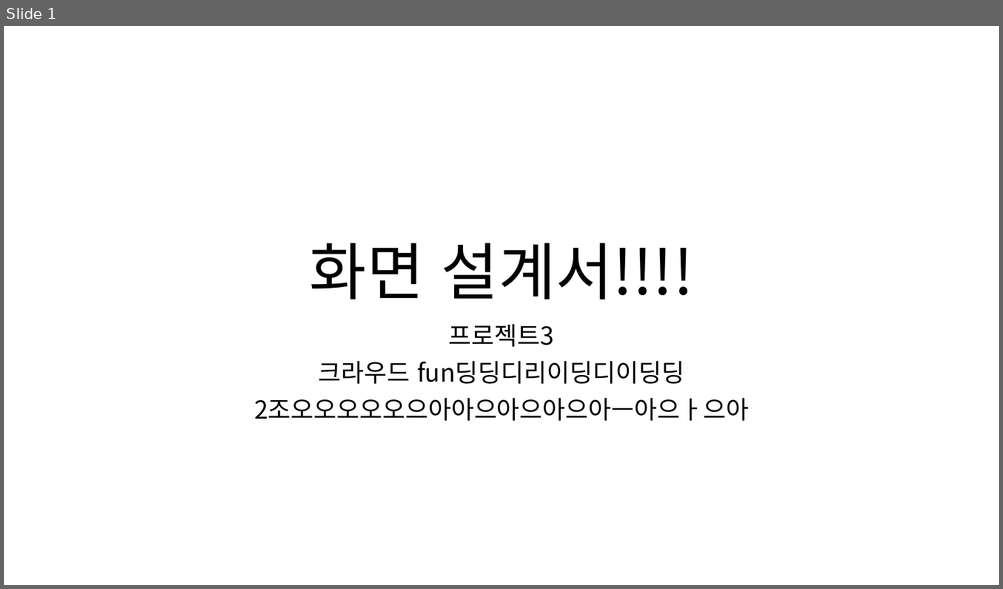
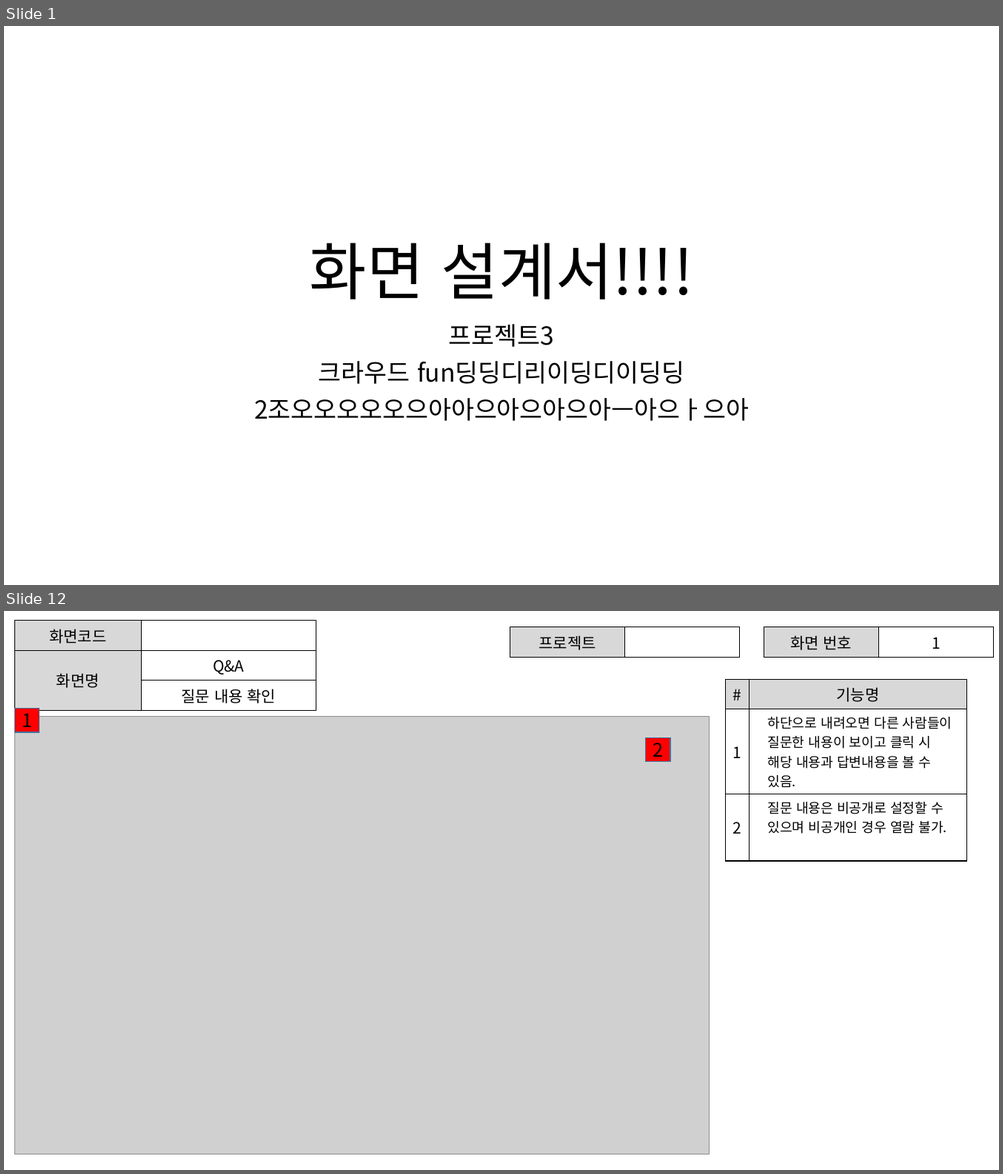
Before and after one commit to ezenteam2/RentalEquip, a slide deck: 0 발표용 파워포인트/0313 2차발표/0313 project04 - 파워포인트 - 형준.pptx. Shown one above the other, each under a label of ours: slide 1 before the commit, slides 1 and 12 after it; the slides between them are not shown. The pictures are 1003x589 and 1003x1174 pixels, drawn with LibreOffice and Linux fonts; fonts in the diff are those of the drawing; grey boxes stand for pictures. Boxes give left, top, right and bottom in pixels: in the first picture for what was removed or moved away, otherwise in the second. Text is boxed around its words. In the diff, an @@ line names an element or a change of style, - is before the commit and + after.

```diff
--- a/0 발표용 파워포인트/0313 2차발표/0313 project04 - 파워포인트 - 형준.pptx
+++ b/0 발표용 파워포인트/0313 2차발표/0313 project04 - 파워포인트 - 형준.pptx
@@ slide 12 added at (x1=4, y1=611, x2=999, y2=1170), background #FFFFFF @@
@@ table added at (x1=14, y1=621, x2=316, y2=706), 3 rows, 2 columns @@
+화면코드 | 
+화면명 | Q&A
+ | 질문 내용 확인
@@ table added at (x1=510, y1=627, x2=740, y2=653), 1 rows, 2 columns @@
+프로젝트 | 
@@ table added at (x1=763, y1=627, x2=993, y2=653), 1 rows, 2 columns @@
+화면 번호 | 1
@@ table added at (x1=726, y1=680, x2=967, y2=845), 3 rows, 2 columns @@
+# | 기능명
+1 | 하단으로 내려오면 다른 사람들이 질문한 내용이 보이고 클릭 시 해당 내용과 답변내용을 볼 수 있음.
+2 | 질문 내용은 비공개로 설정할 수 있으며 비공개인 경우 열람 불가.
@@ picture added at (x1=14, y1=716, x2=708, y2=1154) @@
@@ rectangle added at (x1=14, y1=709, x2=39, y2=732), fill #FF0000, outline #43739E 1 pt, 18 pt, text #000000 @@
+1
@@ rectangle added at (x1=646, y1=738, x2=670, y2=762), fill #FF0000, outline #43739E 1 pt, 18 pt, text #000000 @@
+2
```
Also in this commit, not shown: 15 other slides added.
